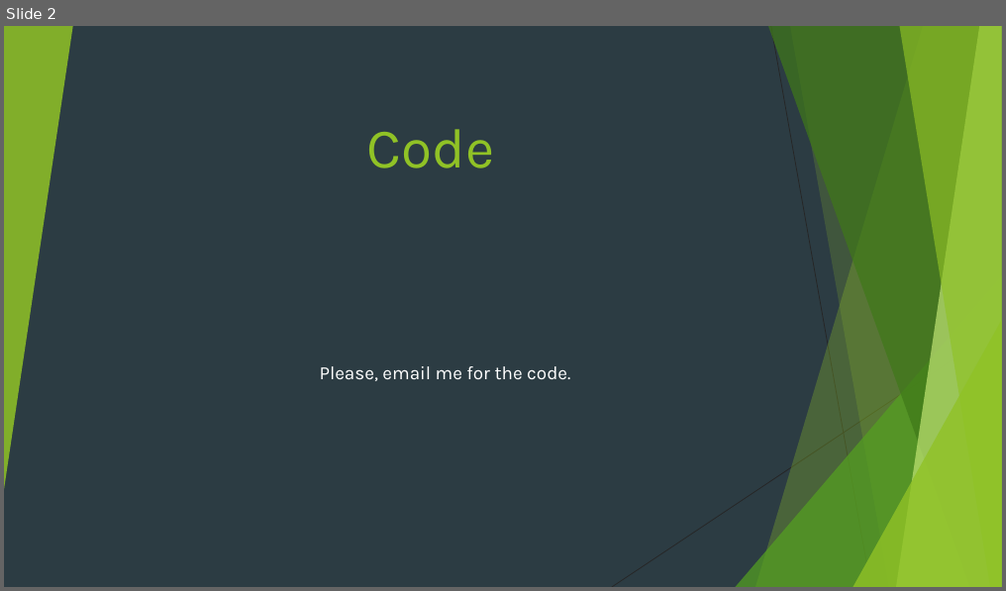
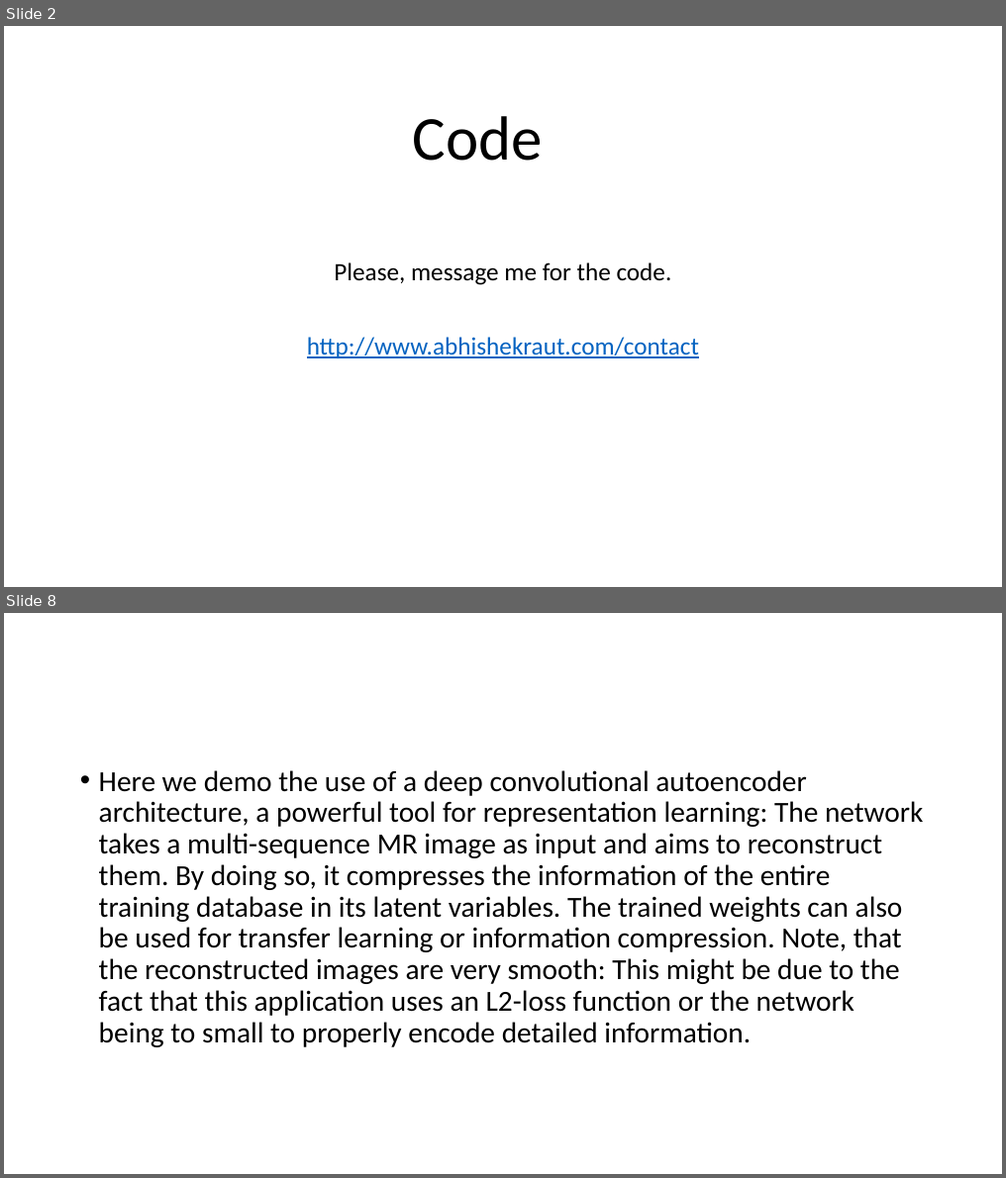
Before and after one commit to araut1/araut1.github.io, a slide deck: media/docs/registeration-framework-ppt.pptx. Shown one above the other, each under a label of ours: slide 2 before the commit, slides 2 and 8 after it; the slides between them are not shown. The pictures are 1006x591 and 1006x1178 pixels, drawn with LibreOffice and Linux fonts; fonts in the diff are those of the drawing. Boxes give left, top, right and bottom in pixels: in the first picture for what was removed or moved away, otherwise in the second. Text is boxed around its words. In the diff, an @@ line names an element or a change of style, - is before the commit and + after.

```diff
--- a/media/docs/registeration-framework-ppt.pptx
+++ b/media/docs/registeration-framework-ppt.pptx
@@ slide 8 added at box(4, 613, 1002, 1174), background #FFFFFF @@
@@ text added at box(99, 770, 923, 1048), 28 pt, text #000000 @@
+• Here we demo the use of a deep convolutional autoencoder architecture, a powerful tool for representation learning: The network takes a multi-sequence MR image as input and aims to reconstruct them. By doing so, it compresses the information of the entire training database in its latent variables. The trained weights can also be used for transfer learning or information compression. Note, that the reconstructed images are very smooth: This might be due to the fact that this application uses an L2-loss function or the network being to small to properly encode detailed information.
@@ slide 2 changed as well @@
@@ background #2C3C43 to #FFFFFF @@
@@ group removed at box(4, 26, 1002, 587): 5 freeform shapes, 3 triangles, 2 lines @@
@@ title "Code": place and size @@
-title "Code" at box(367, 129, 494, 169)
+title "Code" at box(413, 116, 543, 161)
@@ title "Code" at box(413, 116, 543, 161): size 54 to 60 pt, font Karla to Calibri, text colour #90C226 to #000000; line spacing 1 to 0.9 @@
@@ subtitle at box(307, 263, 699, 359): text changed; size 18 to 24 pt; font Karla to Calibri; text colour #FFFFFF to #0563C1 @@
-Please, email me for the code.
+Please, message me for the code.
+http://www.abhishekraut.com/contact
```
Also in this commit, not shown: 1 other slide changed, 7 other slides added, 1 slide removed, 8 other files.
